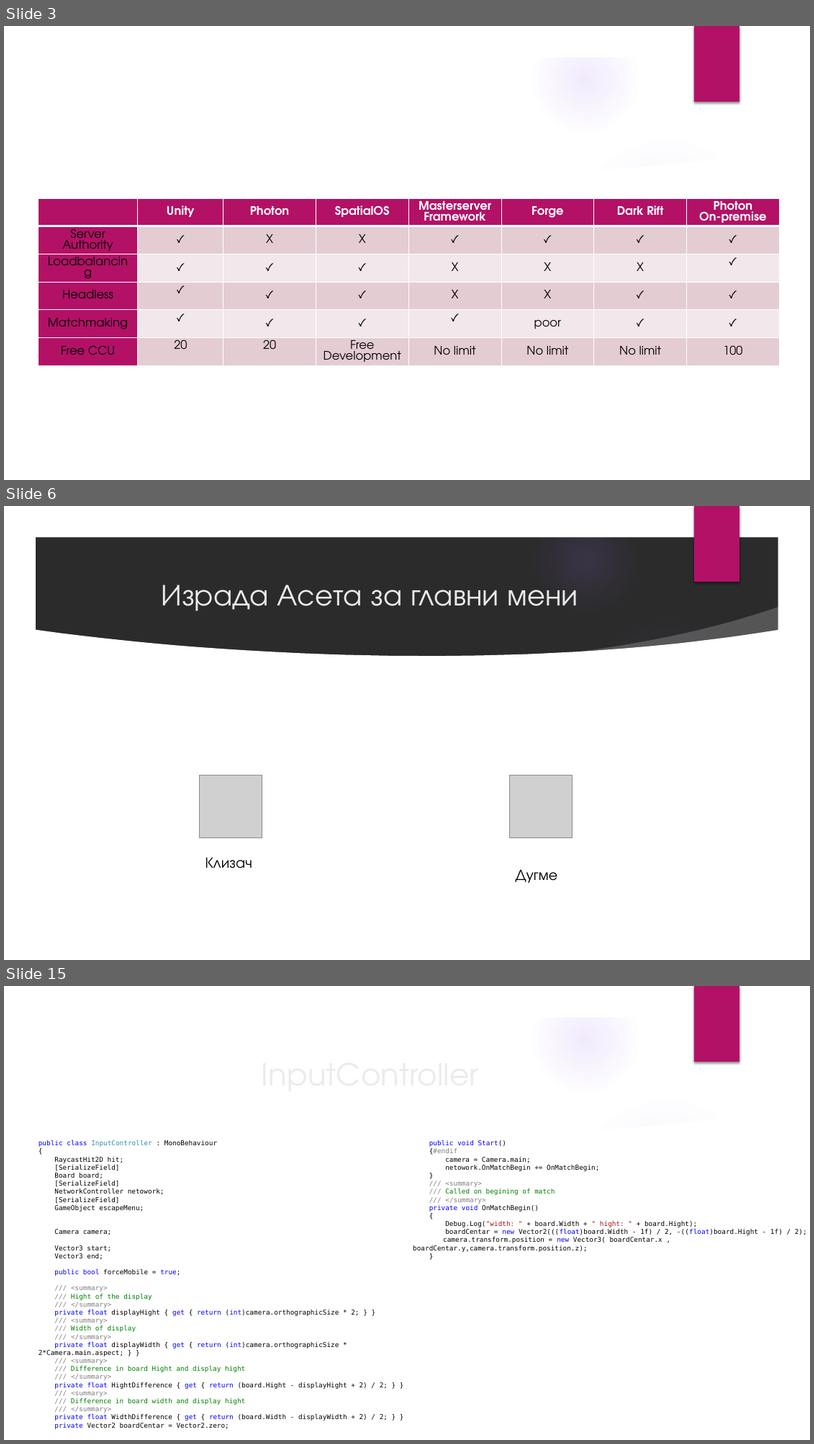
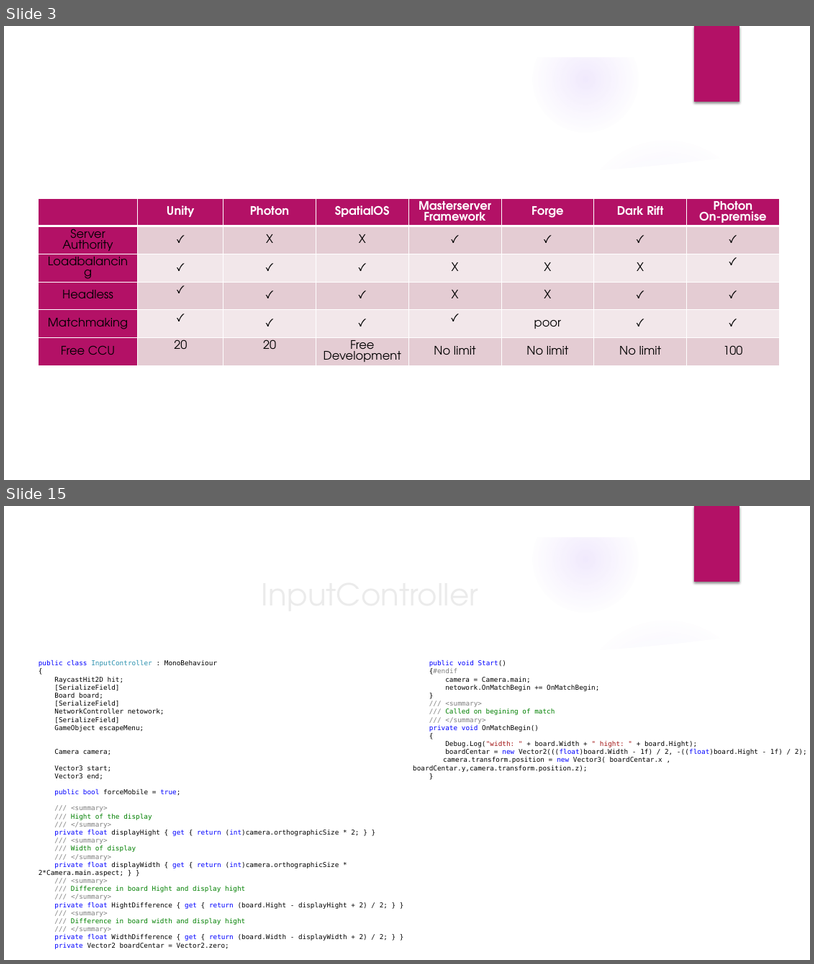
Before and after one commit to DavidManic/MineSweepersServer, a slide deck: Prezentacija.pptx. Shown one above the other, each under a label of ours: slides 3, 6 and 15 before the commit, slides 3 and 15 after it; the slides between them are not shown. The pictures are 814x1444 and 814x964 pixels, drawn with LibreOffice and Linux fonts; fonts in the diff are those of the drawing; grey boxes stand for pictures; background and template pictures are left out; a plain dark background stands for a picture behind light text. Boxes give left, top, right and bottom in pixels: in the first picture for what was removed or moved away, otherwise in the second. Text is boxed around its words. In the diff, an @@ line names an element or a change of style, - is before the commit and + after.

```diff
--- a/Prezentacija.pptx
+++ b/Prezentacija.pptx
@@ slide 6 removed at (4,506,810,960), background picture (left out); not listed: 9 template elements that a slide beside it also shows @@
@@ title removed at (162,584,579,611) @@
-Израда Асета за главни мени
@@ picture removed at (199,775,262,837) @@
@@ picture removed at (509,775,573,837) @@
@@ text removed at (206,857,252,868) @@
-Клизач
@@ text removed at (516,869,558,883) @@
-Дугме
```
Also in this commit, not shown: 4 slides changed, 13 slides added, 13 other slides removed, 1 other file.
